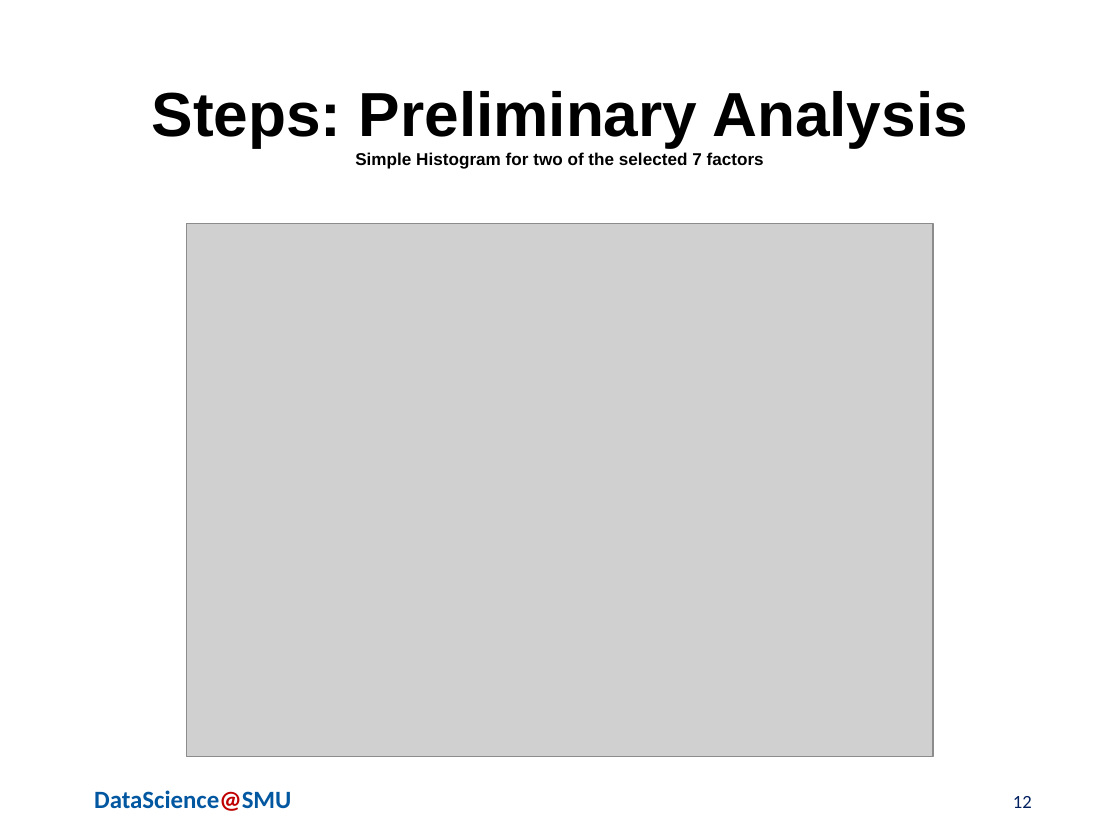
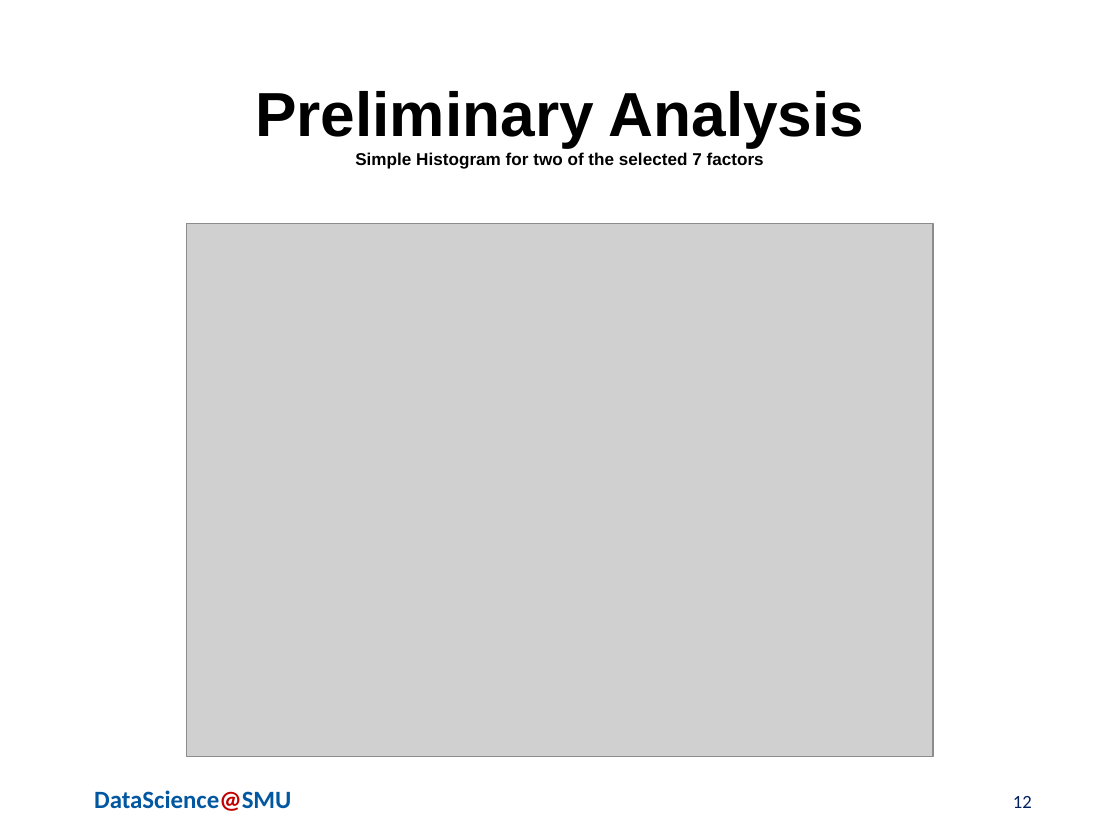
Before and after one commit to chaoshunh/SMU_MSDS, a slide deck: slide 12 of Doing_Data_Science/CaseStudy2/Reports/MSDSPresentation.pptx. Drawn at 1120x840 pixels with LibreOffice and Linux fonts; fonts in the diff are those of the drawing; grey boxes stand for pictures; background and template pictures are left out. Boxes give left, top, right and bottom in pixels: in the first picture for what was removed or moved away, otherwise in the second. Text is boxed around its words. In the diff, an @@ line names an element or a change of style, - is before the commit and + after.

```diff
--- a/Doing_Data_Science/CaseStudy2/Reports/MSDSPresentation.pptx
+++ b/Doing_Data_Science/CaseStudy2/Reports/MSDSPresentation.pptx
@@ title at bbox=[255, 91, 865, 169]: text changed @@
-Steps: Preliminary Analysis
-Simple Histogram for two of the selected 7 factors
+Preliminary Analysis
+Simple Histogram for two of the selected 7 factors
```
Also in this commit, not shown: 9 other slides changed.
